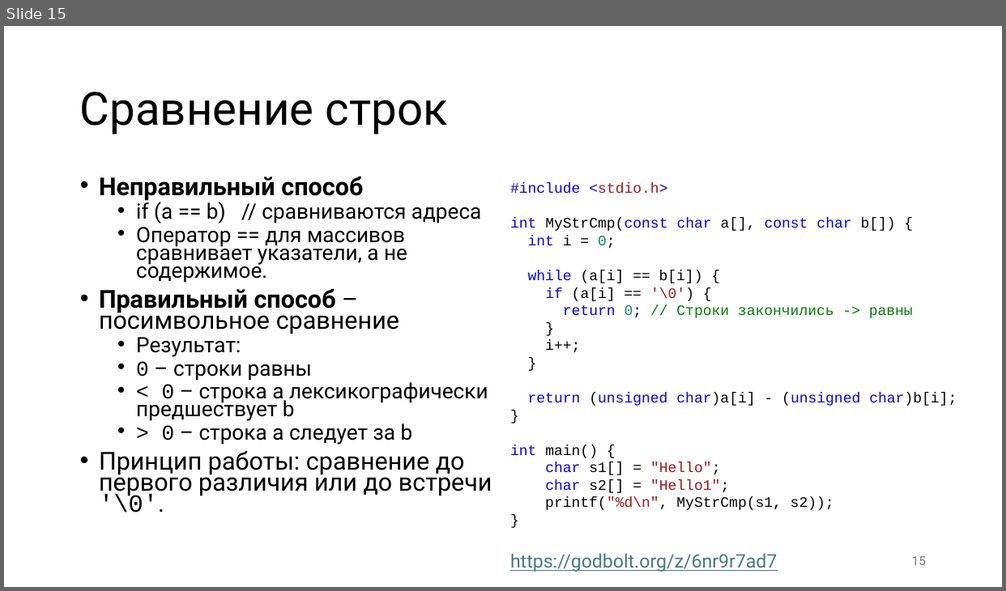
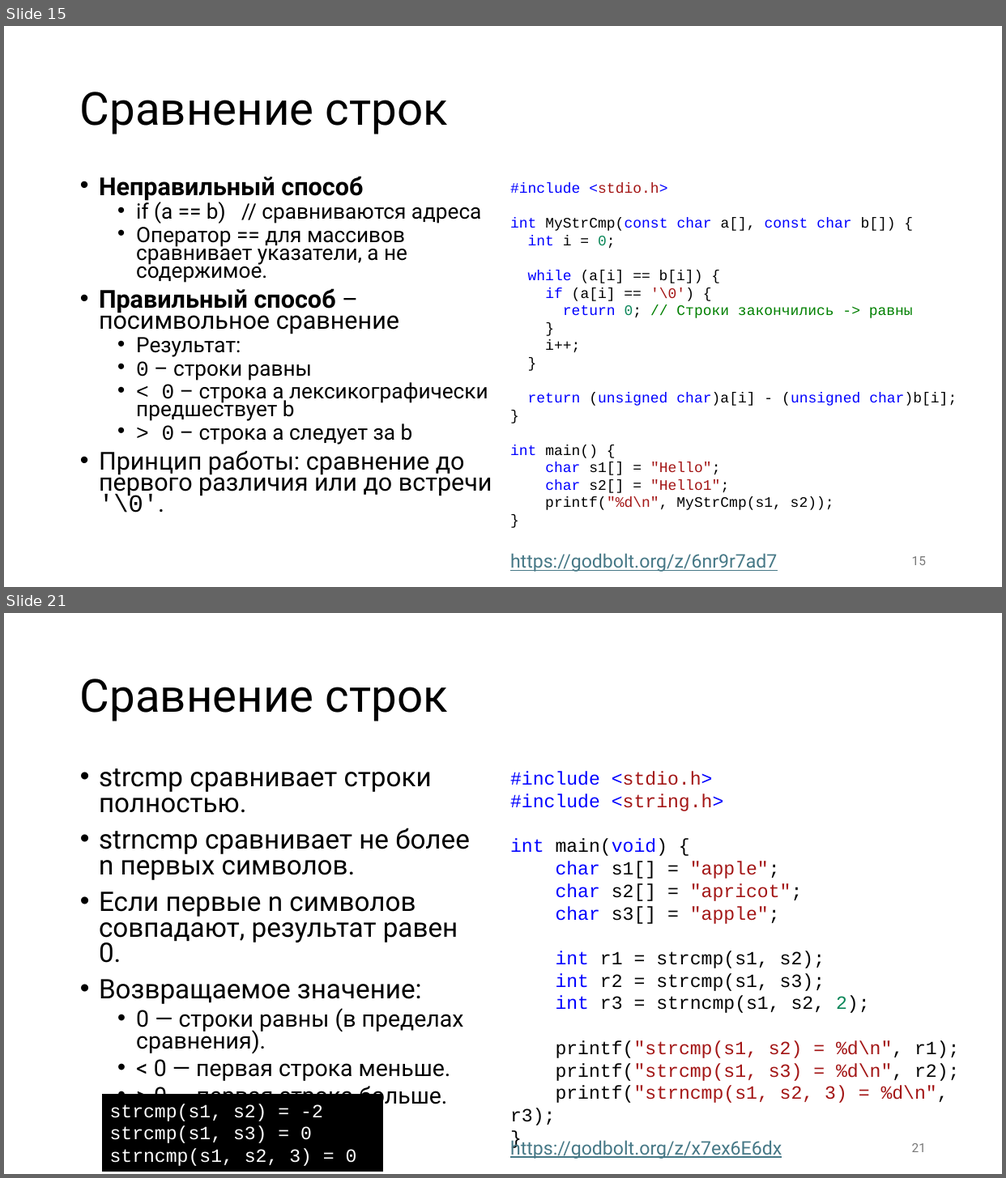
Before and after one commit to alexey-malov/mpp, a slide deck: lectures/03/Strings.pptx. Shown one above the other, each under a label of ours: slide 15 before the commit, slides 15 and 21 after it; the slides between them are not shown. The pictures are 1006x591 and 1006x1178 pixels, drawn with LibreOffice and Linux fonts; fonts in the diff are those of the drawing. Boxes give left, top, right and bottom in pixels: in the first picture for what was removed or moved away, otherwise in the second. Text is boxed around its words. In the diff, an @@ line names an element or a change of style, - is before the commit and + after.

Commit message:
Обновил лекцию про строки

```diff
--- a/lectures/03/Strings.pptx
+++ b/lectures/03/Strings.pptx
@@ slide 21 added at (4, 613, 1002, 1174), background #FFFFFF @@
@@ title added at (80, 679, 448, 722), 44 pt, text #000000 @@
+Сравнение строк
@@ text added at (99, 769, 470, 1110), 25.9 pt, text #000000 @@
+• strcmp сравнивает строки полностью.
+• strncmp сравнивает не более n первых символов.
+• Если первые n символов совпадают, результат равен 0.
+• Возвращаемое значение:
+  • 0 — строки равны (в пределах сравнения).
+  • < 0 — первая строка меньше.
+  • > 0 — первая строка больше.
@@ text added at (510, 772, 959, 1126), 18 pt, text #000000 @@
+#include <stdio.h>
+#include <string.h>
+int main(void) {
+char s1[] = "apple";
+char s2[] = "apricot";
+char s3[] = "apple";
+int r1 = strcmp(s1, s2);
+int r2 = strcmp(s1, s3);
+int r3 = strncmp(s1, s2, 2);
+printf("strcmp(s1, s2) = %d\n", r1);
+printf("strcmp(s1, s3) = %d\n", r2);
+printf("strncmp(s1, s2, 3) = %d\n", r3);
+}
@@ rectangle added at (102, 1095, 382, 1171), fill #000000, outline #000000 1.5 pt, 18 pt, text #FFFFFF @@
+strcmp(s1, s2) = -2
+strcmp(s1, s3) = 0
+strncmp(s1, s2, 3) = 0
@@ text added at (510, 1139, 782, 1159), 18 pt, text #467886, underline @@
+https://godbolt.org/z/x7ex6E6dx
@@ page number added at (912, 1144, 926, 1152), 12 pt, text #797979 @@
+21
```
Also in this commit, not shown: 14 other slides added.
